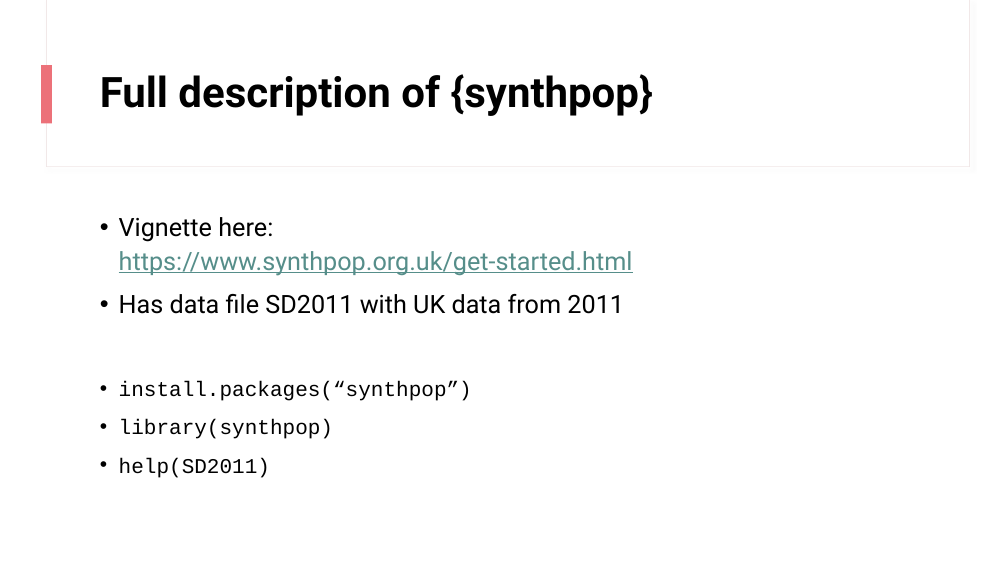
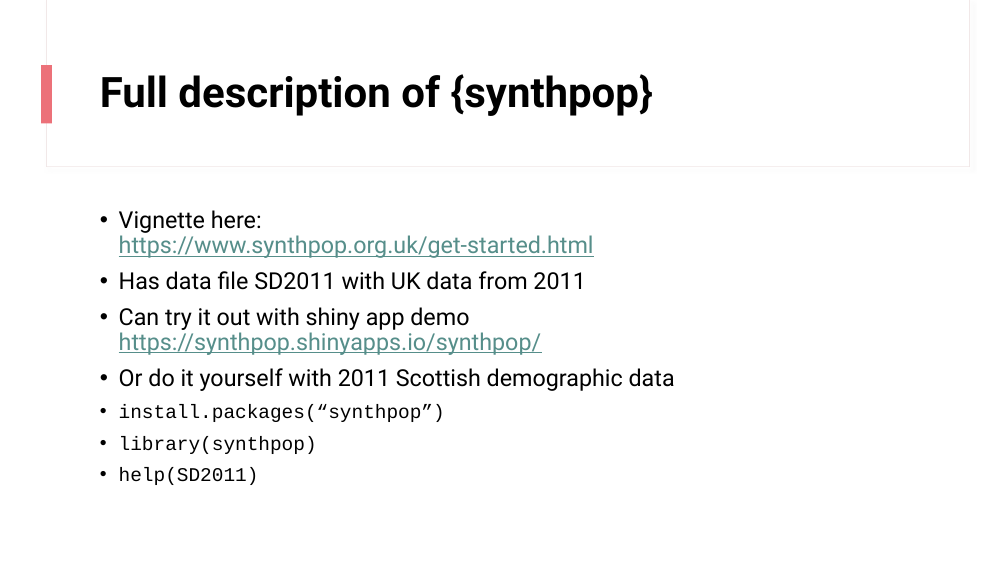
Before and after one commit to higgi13425/rmrwr-book, a slide deck: slide 18 of data/PHI_data.pptx (slide 16 before the commit). Drawn at 1008x567 pixels with LibreOffice and Linux fonts; fonts in the diff are those of the drawing. Boxes give left, top, right and bottom in pixels: in the first picture for what was removed or moved away, otherwise in the second. Text is boxed around its words. In the diff, an @@ line names an element or a change of style, - is before the commit and + after.

```diff
--- a/data/PHI_data.pptx
+++ b/data/PHI_data.pptx
@@ text at box(119, 210, 594, 485): size 24 to 22.2 pt in "Vignette here: https://www.synthpop.org.uk/get-started.html", "Has data file SD2011 with UK data ..."; size 20 to 18.5 pt in "install.packages(“synthpop”)", "library(synthpop)", "help(SD2011)"; line spacing 1.1 to 0.9 @@
@@ text at box(119, 307, 675, 391): paragraphs added @@
+• Can try it out with shiny app demo
+  https://synthpop.shinyapps.io/synthpop/
+• Or do it yourself with 2011 Scottish demographic data
```
Also in this commit, not shown: 10 other slides changed, 3 slides added, 1 other file.
